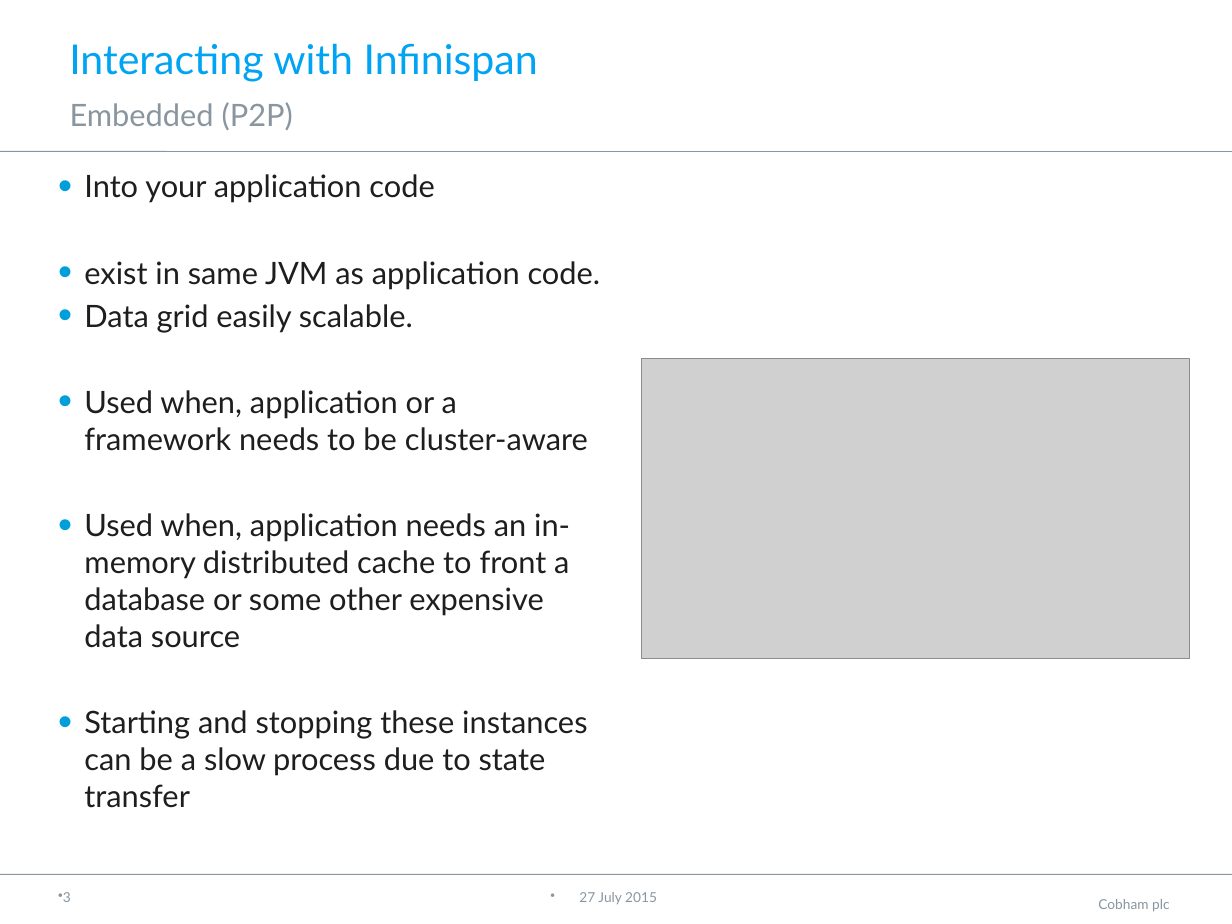
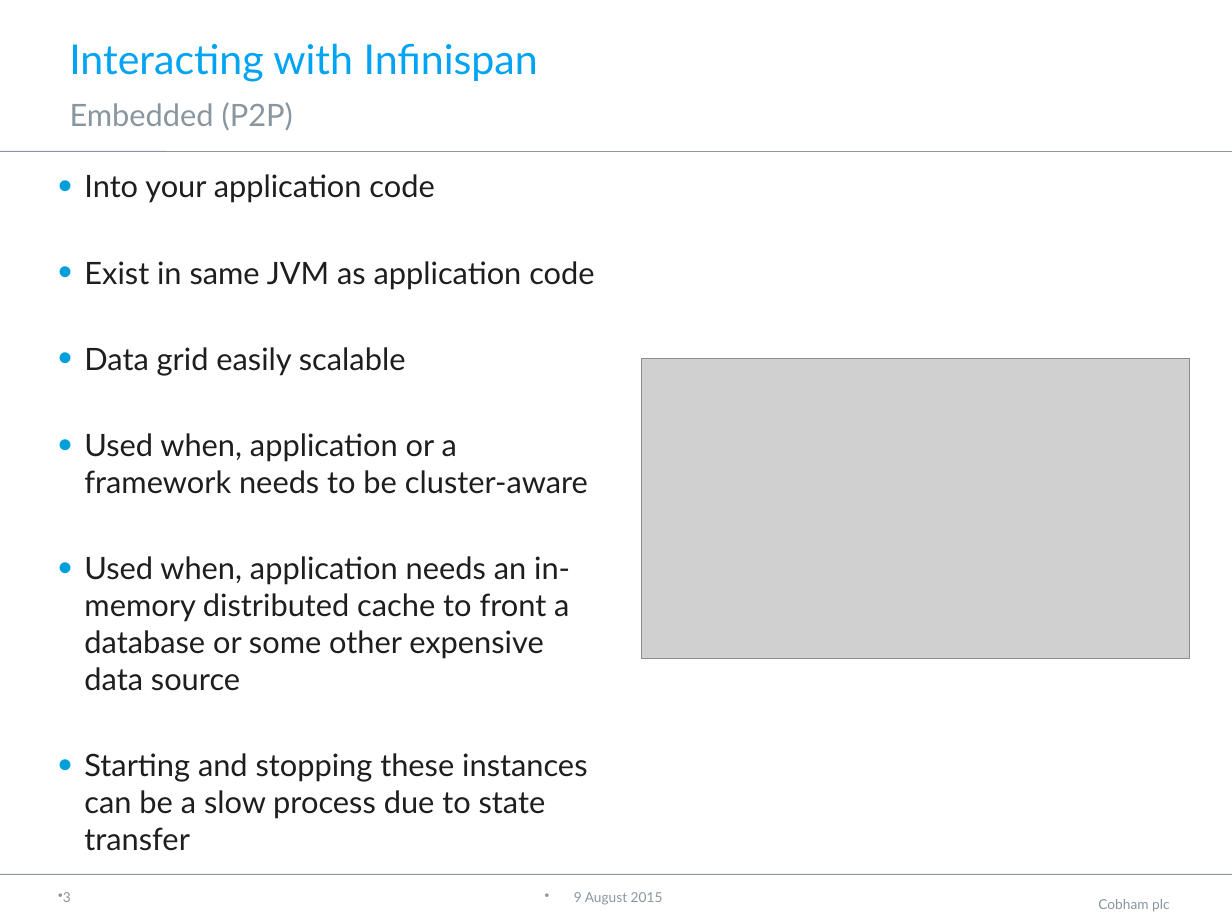
Before and after one commit to neha-bansal/Demos, a slide deck: slide 4 of infinispan-embedded-tutorial/Infinispan.pptx. Drawn at 1232x924 pixels with LibreOffice and Linux fonts; fonts in the diff are those of the drawing; grey boxes stand for pictures; background and template pictures are left out. Boxes give left, top, right and bottom in pixels: in the first picture for what was removed or moved away, otherwise in the second. Text is boxed around its words. In the diff, an @@ line names an element or a change of style, - is before the commit and + after.

```diff
--- a/infinispan-embedded-tutorial/Infinispan.pptx
+++ b/infinispan-embedded-tutorial/Infinispan.pptx
@@ text at [84,261,594,376]: text changed @@
-• exist in same JVM as application code.
-• Data grid easily scalable.
+• Exist in same JVM as application code
+• Data grid easily scalable
@@ text at [574,892,663,905]: text changed @@
-27 July 2015
+9 August 2015
```
Also in this commit, not shown: 14 other slides changed, 1 slide added.
